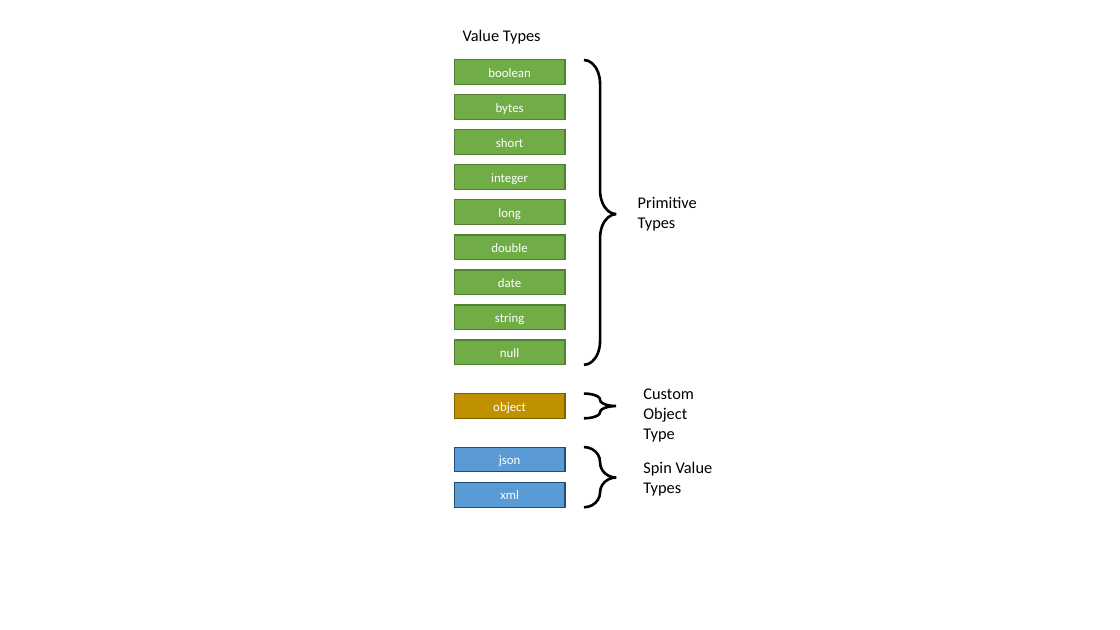
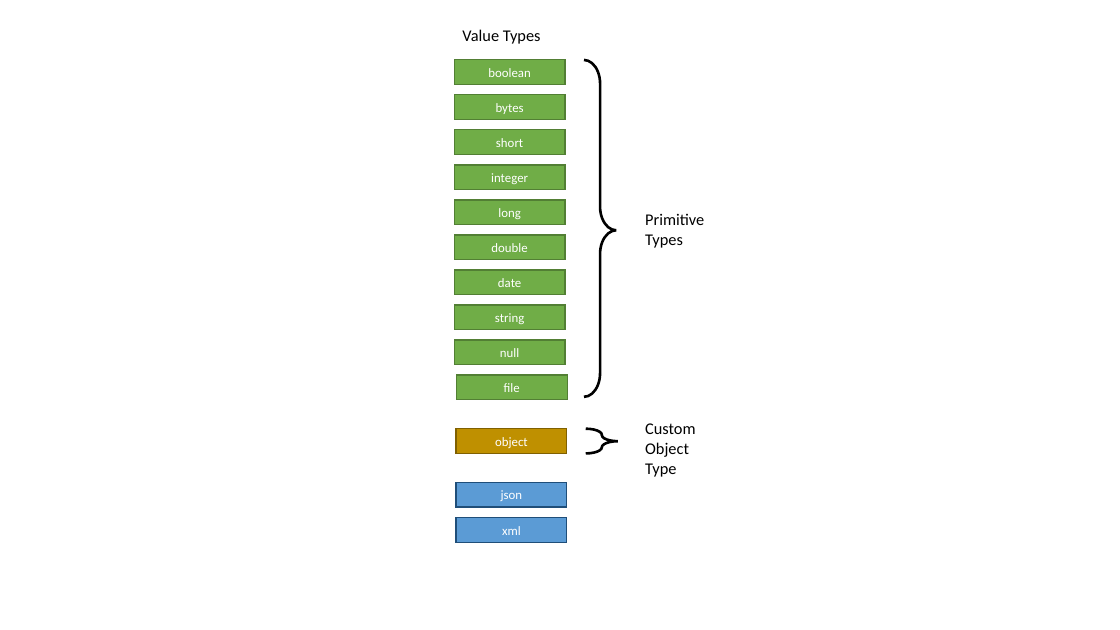
Before and after one commit to camunda/camunda-docs-manual, a slide deck: slide 5 of develop/drawings/variables.pptx. Drawn at 1120x630 pixels with LibreOffice and Linux fonts; fonts in the diff are those of the drawing. Boxes give left, top, right and bottom in pixels: in the first picture for what was removed or moved away, otherwise in the second. Text is boxed around its words. In the diff, an @@ line names an element or a change of style, - is before the commit and + after.

Commit message:
docs(variables): document new file variable value
Related to CAM-3950

```diff
--- a/develop/drawings/variables.pptx
+++ b/develop/drawings/variables.pptx
@@ right brace: place and size @@
-right brace at <box>584,60,616,365</box>
+right brace at <box>584,60,616,397</box>
@@ right brace at <box>584,60,616,397</box>: outline #000000 2.25 pt to #000000 2.24 pt @@
@@ text "Primitive Types": place and size @@
-text "Primitive Types" at <box>638,196,697,231</box>
+text "Primitive Types" at <box>645,214,704,248</box>
@@ rectangle "date" at <box>455,270,565,294</box>: outline #538035 1 pt to #527F34 0.99 pt @@
@@ rectangle added at <box>456,375,567,399</box>, fill #70AD47, outline #527F34 0.99 pt, 11 pt, text #FFFFFF @@
+file
@@ rectangle "object" at <box>456,429,567,453</box>: outline #806000 1 pt to #806000 0.99 pt @@
@@ right brace removed at <box>584,447,616,507</box> @@
@@ 3 rectangles, 1 text, 1 right brace: place and size @@
-3 rectangles, 1 text, 1 right brace at <box>455,388,693,507</box>
+3 rectangles, 1 text, 1 right brace at <box>456,423,695,542</box>
@@ right brace at <box>586,429,618,453</box>: outline #000000 2.25 pt to #000000 2.24 pt @@
@@ text removed at <box>643,461,713,496</box> @@
-Spin Value Types
@@ rectangle "json" at <box>456,482,567,507</box>: outline #1F4E79 1 pt to #1F4E79 0.99 pt @@
@@ rectangle "xml" at <box>456,518,567,542</box>: outline #1F4E79 1 pt to #1F4E79 0.99 pt @@
```
Also in this commit, not shown: 5 other slides changed, 2 other files.
